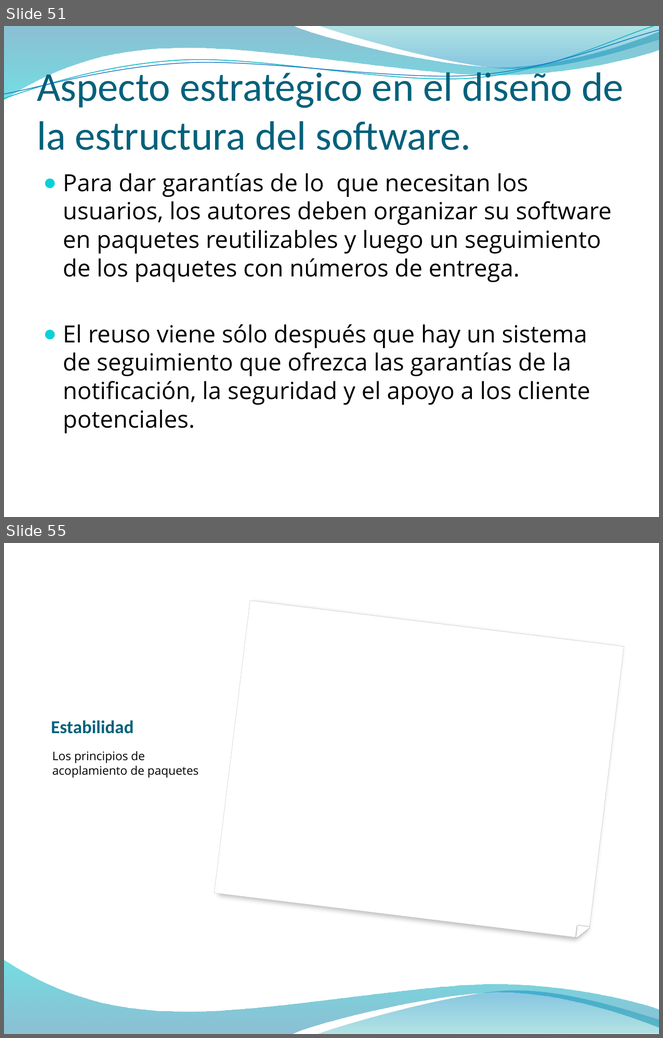
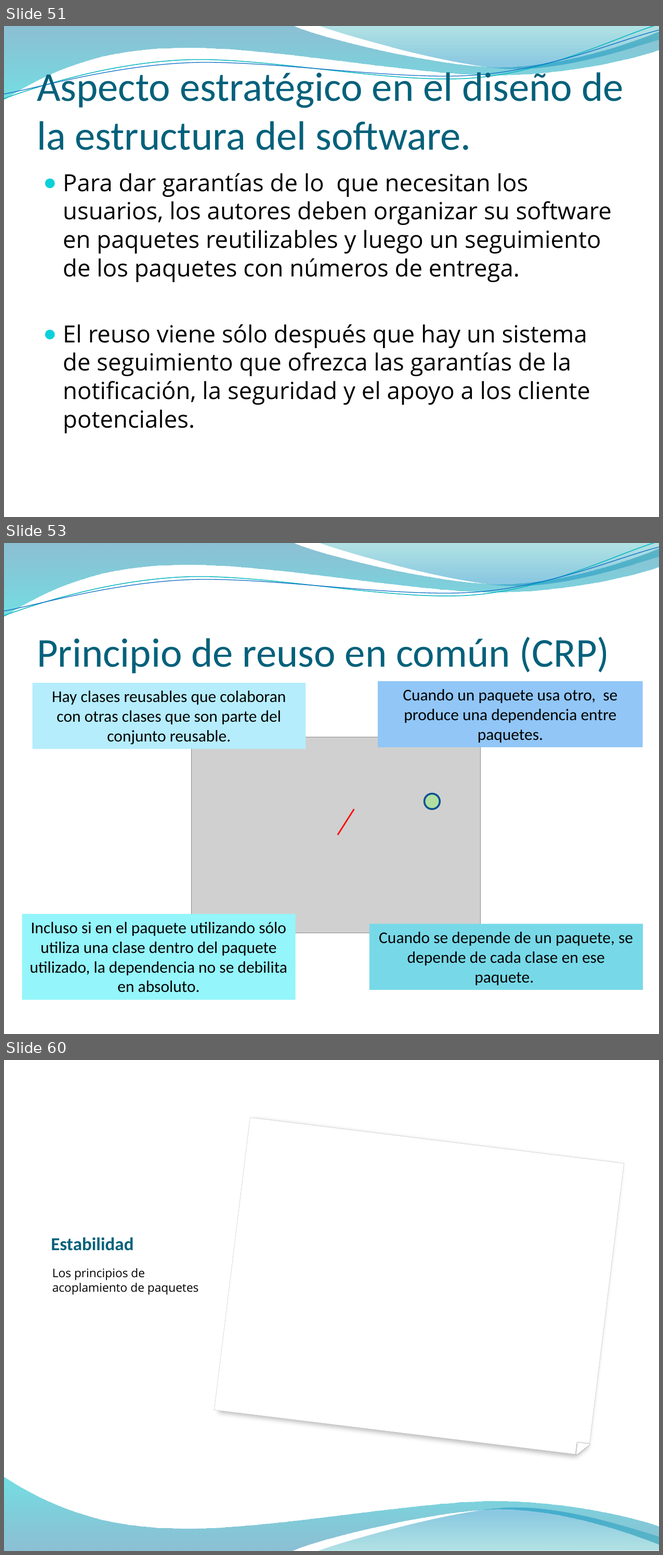
Before and after one commit to vvalotto/MiRepositorio, a slide deck: Disenio de Software/Principios OO/Presentaciones/Principios de Diseño OO.pptx. Shown one above the other, each under a label of ours: slides 51 and 55 before the commit, slides 51, 53 and 60 after it; the slides between them are not shown. The pictures are 663x1038 and 663x1555 pixels, drawn with LibreOffice and Linux fonts; fonts in the diff are those of the drawing; grey boxes stand for pictures; background and template pictures are left out. Boxes give left, top, right and bottom in pixels: in the first picture for what was removed or moved away, otherwise in the second. Text is boxed around its words. In the diff, an @@ line names an element or a change of style, - is before the commit and + after.

```diff
--- a/Disenio de Software/Principios OO/Presentaciones/Principios de Diseño OO.pptx
+++ b/Disenio de Software/Principios OO/Presentaciones/Principios de Diseño OO.pptx
@@ slide 53 added at [4,543,659,1034], background picture (left out); not listed: 4 template elements that a slide beside it also shows @@
@@ title added at [37,637,610,674], 45 pt, text #04617B @@
+Principio de reuso en común (CRP)
@@ rectangle added at [378,681,643,747], fill #91C6F7, 18 pt, text #000000 @@
+Cuando un paquete usa otro, se produce una dependencia entre paquetes.
@@ rectangle added at [32,683,306,749], fill #B5EDFD, 18 pt, text #000000 @@
+Hay clases reusables que colaboran con otras clases que son parte del conjunto reusable.
@@ picture added at [191,737,481,933] @@
@@ ellipse added at [425,794,440,810], fill #B0DFA1, outline #0B5292 2 pt @@
@@ line added from (337, 835) to (354, 809), #FF0000 1.5 pt @@
@@ rectangle added at [22,914,296,1000], fill #94F5FA, 18 pt, text #000000 @@
+Incluso si en el paquete utilizando sólo utiliza una clase dentro del paquete utilizado, la dependencia no se debilita en absoluto.
@@ rectangle added at [370,924,643,991], fill #77D9E8, 18 pt, text #000000 @@
+Cuando se depende de un paquete, se depende de cada clase en ese paquete.
@@ what was slide 55 is now slide 60 @@
```
Also in this commit, not shown: 4 slides changed, 4 other slides added, 49 other files.
